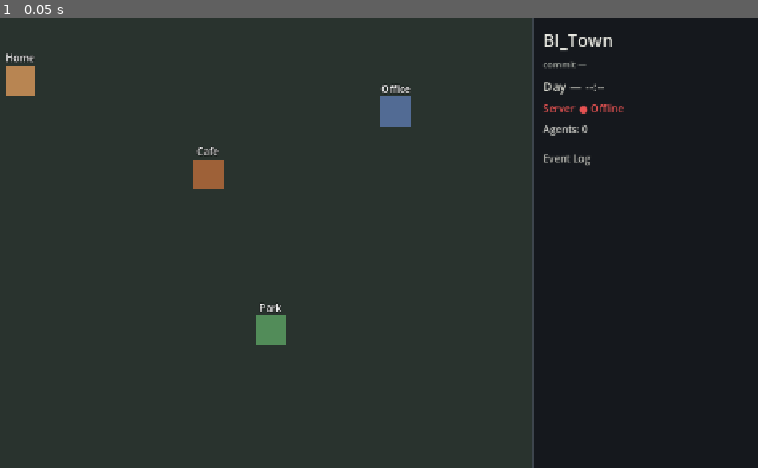
Above: before the commit, frame 1.
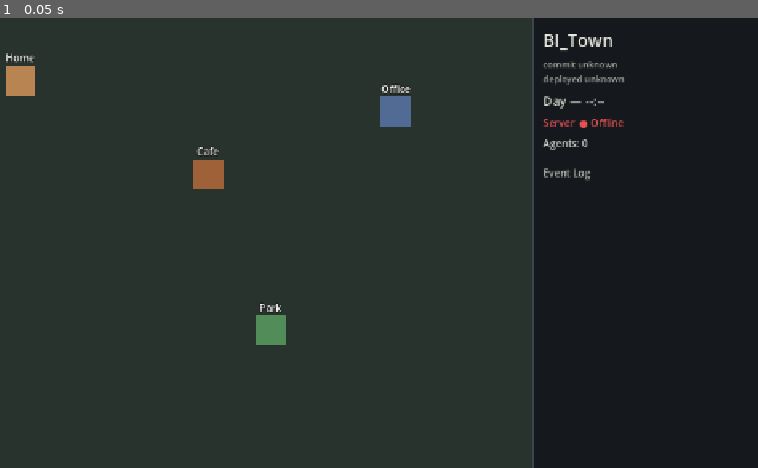
Above: after the commit, the same moment.

Repository: NYCU-Police/BI_Town
Game: Godot game, scene res://scenes/main.tscn
The game is run twice, just before and just after one commit, with the same random seed, the same clock (stepped at 60 frames per second) and the same inputs.
Inputs:
- Up to frame 1 (0.05 s): no input

The runs differ from the first frame. In frame 1, 0.8% of the frame differs, in the area x 71-83%, y 9-37%.

Commit message:
fix: read the web HUD identity from /api/health
The exported page should use the origin that served it, and a failed lookup must leave the simulation running.

Co-authored-by: Cursor <cursoragent@cursor.com>

Diff:
--- a/game/scripts/hud.gd
+++ b/game/scripts/hud.gd
@@ -8,6 +8,7 @@
 @onready var _event_log: RichTextLabel = %EventLog
 
 var _agent_names: Dictionary = {}
+var _web_health_callback: Variant
 
 
 func _ready() -> void:
@@ -69,12 +70,54 @@
 
 
 func _request_health() -> void:
+	if OS.has_feature("web"):
+		_request_health_web()
+		return
 	var http := HTTPRequest.new()
 	add_child(http)
 	http.request_completed.connect(_on_health_completed)
-	var err := http.request(_health_url())
+	var err := http.request("http://127.0.0.1:8000/api/health")
 	if err != OK:
-		push_error("GET /api/health failed to start: %s" % error_string(err))
+		_show_unknown_identity()
+
+
+func _request_health_web() -> void:
+	# Relative /api/health follows the page origin (compose and production).
+	# Keep the callback alive; Godot drops it if nothing references it.
+	_web_health_callback = JavaScriptBridge.create_callback(_on_web_health)
+	var window: Variant = JavaScriptBridge.get_interface("window")
+	if window == null:
+		_show_unknown_identity()
+		return
+	window.biTownOnHealth = _web_health_callback
+	JavaScriptBridge.eval(
+		"""
+		fetch('/api/health').then(function (response) {
+			if (!response.ok) {
+				window.biTownOnHealth('');
+				return;
+			}
+			response.text().then(function (text) {
+				window.biTownOnHealth(text);
+			}).catch(function () {
+				window.biTownOnHealth('');
+			});
+		}).catch(function () {
+			window.biTownOnHealth('');
+		});
+		""",
+		true,
+	)
+
+
+func _on_web_health(args: Array) -> void:
+	var text := ""
+	if args.size() > 0 and args[0] != null:
+		text = str(args[0])
+	if text.is_empty():
+		_show_unknown_identity()
+		return
+	_apply_health_text(text)
 
 
 func _on_health_completed(
@@ -84,11 +127,19 @@
 	body: PackedByteArray,
 ) -> void:
 	if result != HTTPRequest.RESULT_SUCCESS or response_code != 200:
-		push_error("GET /api/health failed (result=%s code=%s)" % [result, response_code])
+		_show_unknown_identity()
 		return
-	var parsed: Variant = JSON.parse_string(body.get_string_from_utf8())
+	_apply_health_text(body.get_string_from_utf8())
+
+
+func _show_unknown_identity() -> void:
+	_build_label.text = "commit unknown\ndeployed unknown"
+
+
+func _apply_health_text(text: String) -> void:
+	var parsed: Variant = JSON.parse_string(text)
 	if typeof(parsed) != TYPE_DICTIONARY:
-		push_error("health JSON parse failed")
+		_show_unknown_identity()
 		return
 	var data: Dictionary = parsed
 	var service := str(data.get("service", "BI_Town"))
@@ -98,43 +149,15 @@
 	else:
 		_title_label.text = "%s v%s" % [service, version]
 	var commit := str(data.get("git_commit", "unknown"))
+	if commit.is_empty():
+		commit = "unknown"
 	var shown := commit
 	if commit != "unknown" and commit.length() > 7:
 		shown = commit.substr(0, 7)
 	var deployed := str(data.get("deployed_at", "unknown"))
+	if deployed.is_empty():
+		deployed = "unknown"
 	_build_label.text = "commit %s\ndeployed %s" % [shown, deployed]
-
-
-func _health_url() -> String:
-	if not OS.has_feature("web"):
-		return "http://127.0.0.1:8000/api/health"
-
-	var override_url := _websocket_override_from_query()
-	if not override_url.is_empty():
-		return _http_health_from_websocket(override_url)
-
-	var location: Variant = JavaScriptBridge.get_interface("location")
-	if location == null:
-		push_error("JavaScriptBridge location unavailable; using desktop health URL")
-		return "http://127.0.0.1:8000/api/health"
-	return "%s//%s/api/health" % [str(location.protocol), str(location.host)]
-
-
-func _websocket_override_from_query() -> String:
-	var raw: Variant = JavaScriptBridge.eval(
-		"decodeURIComponent(new URLSearchParams(window.location.search).get('ws') || '')"
-	)
-	if raw == null:
-		return ""
-	return str(raw).strip_edges()
-
-
-func _http_health_from_websocket(websocket_url: String) -> String:
-	var http_url := websocket_url.replace("wss://", "https://").replace("ws://", "http://")
-	var path_at := http_url.find("/ws")
-	if path_at >= 0:
-		http_url = http_url.substr(0, path_at)
-	return http_url.trim_suffix("/") + "/api/health"
 
 
 func _set_clock(data: Dictionary) -> void:
